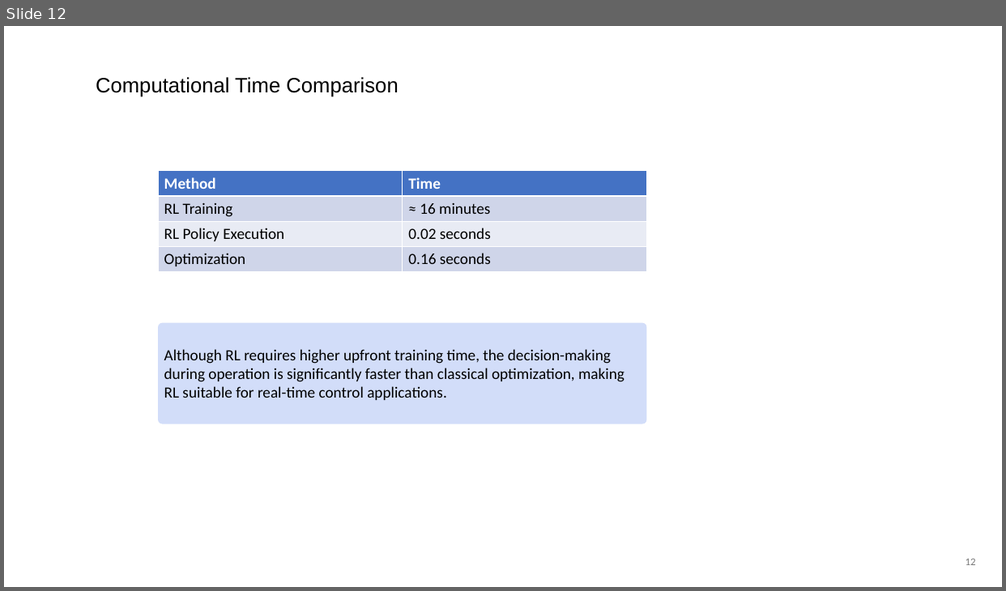
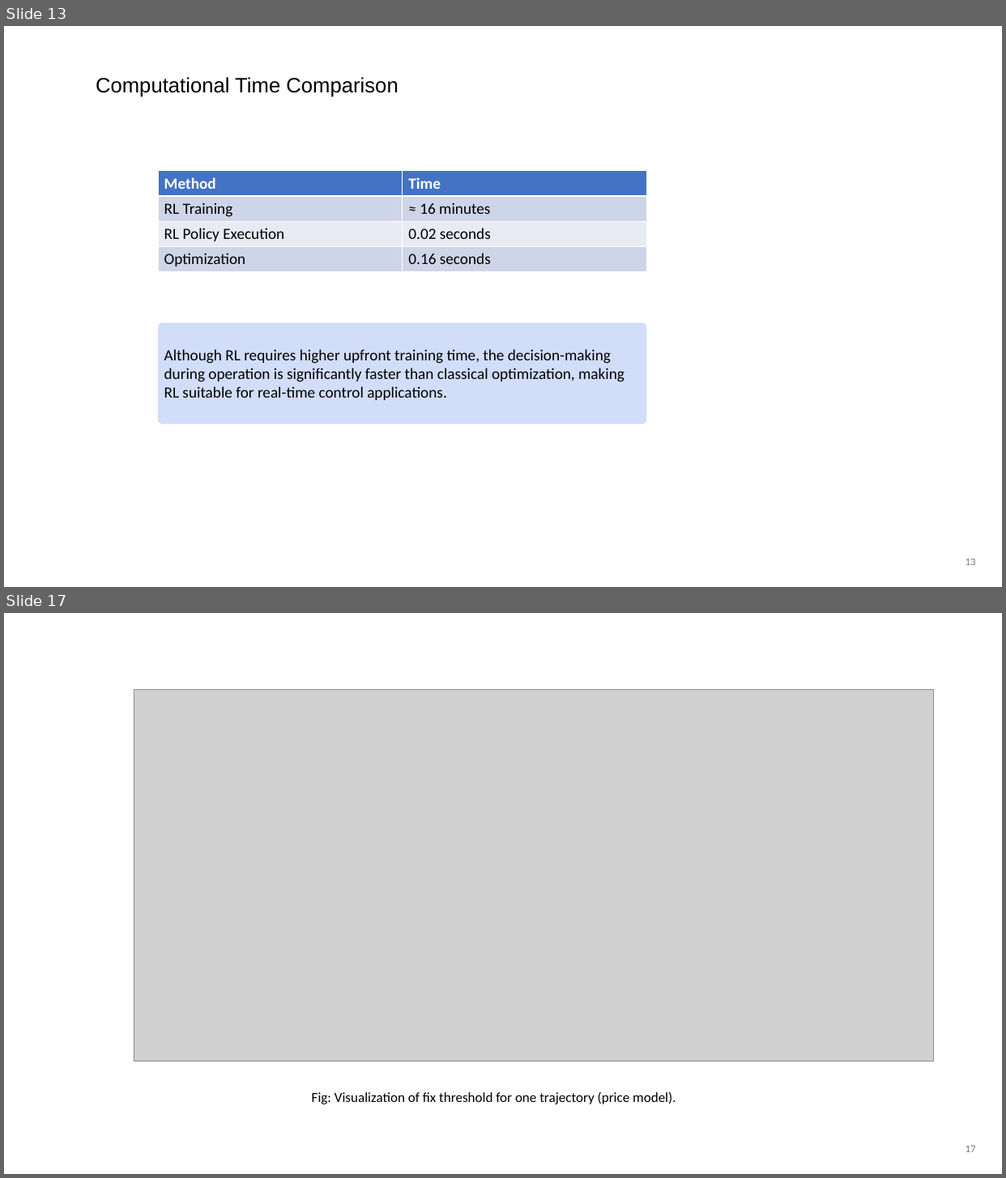
Before and after one commit to itsashishthapa/THESIS, a slide deck: Presentations/Thesis Update(first case)- 04-03-2026.pptx. Shown one above the other, each under a label of ours: slide 12 before the commit, slides 13 and 17 after it; the slides between them are not shown. The pictures are 1006x591 and 1006x1178 pixels, drawn with LibreOffice and Linux fonts; fonts in the diff are those of the drawing; grey boxes stand for pictures. Boxes give left, top, right and bottom in pixels: in the first picture for what was removed or moved away, otherwise in the second. Text is boxed around its words. In the diff, an @@ line names an element or a change of style, - is before the commit and + after.

```diff
--- a/Presentations/Thesis Update(first case)- 04-03-2026.pptx
+++ b/Presentations/Thesis Update(first case)- 04-03-2026.pptx
@@ slide 17 added at (4,613,1002,1174), background #FFFFFF @@
@@ picture added at (134,690,933,1062) @@
@@ text added at (312,1092,675,1105), 16 pt, text #000000 @@
+Fig: Visualization of fix threshold for one trajectory (price model).
@@ page number added at (965,1146,976,1152), 12 pt, text #797979 @@
+17
@@ what was slide 12 is now slide 13 @@
```
Also in this commit, not shown: 1 slide changed, 4 other slides added, 1 other file.
